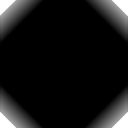
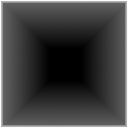
Layer changes from the first 128 x 128 image to the second:
hid "New Layer#4" over <box>0,0,128,128</box>
hid "New Layer#5" over <box>0,0,128,128</box>
added layer "New Layer#6" (40%) above "New Layer#1" over <box>0,0,128,128</box>
showed "Neue Ebene#4" over <box>0,0,128,128</box>
